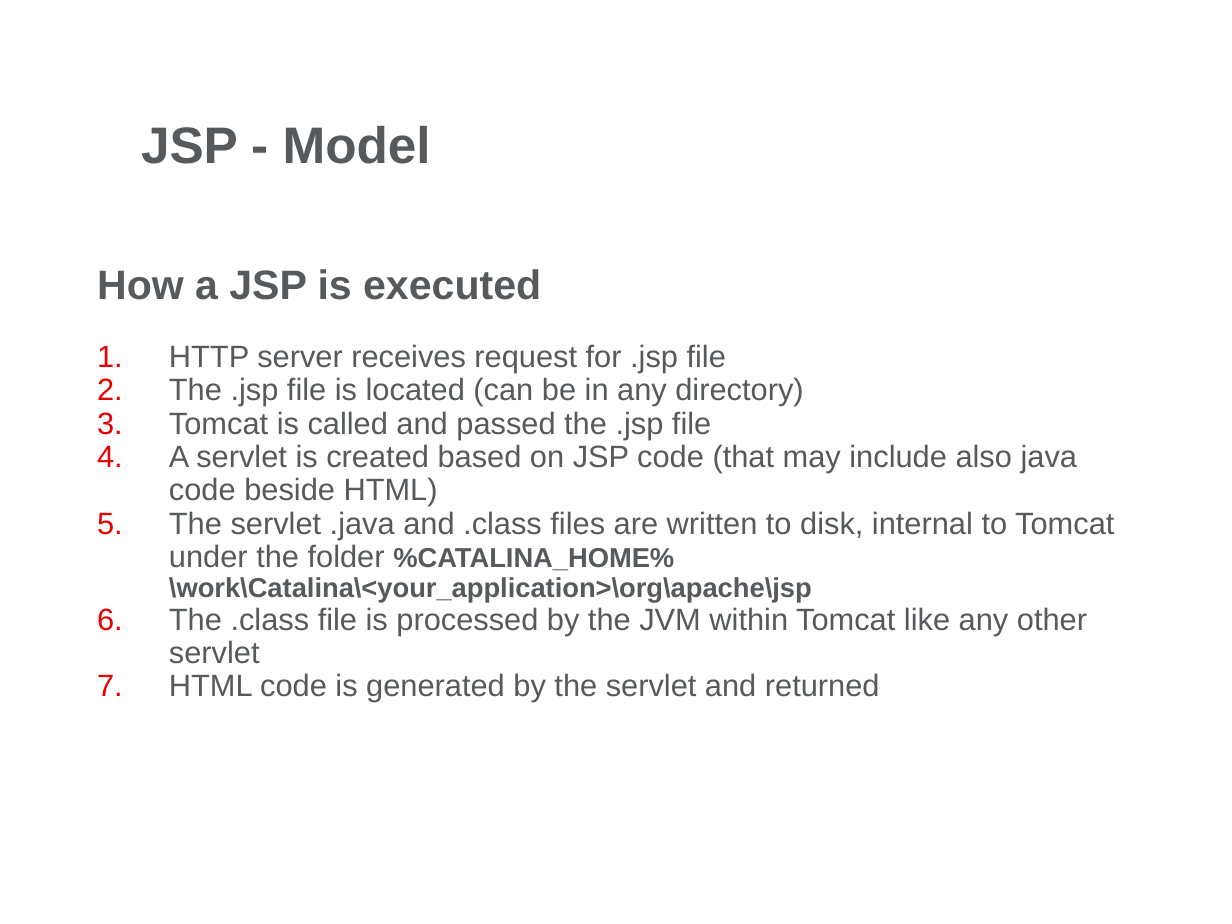
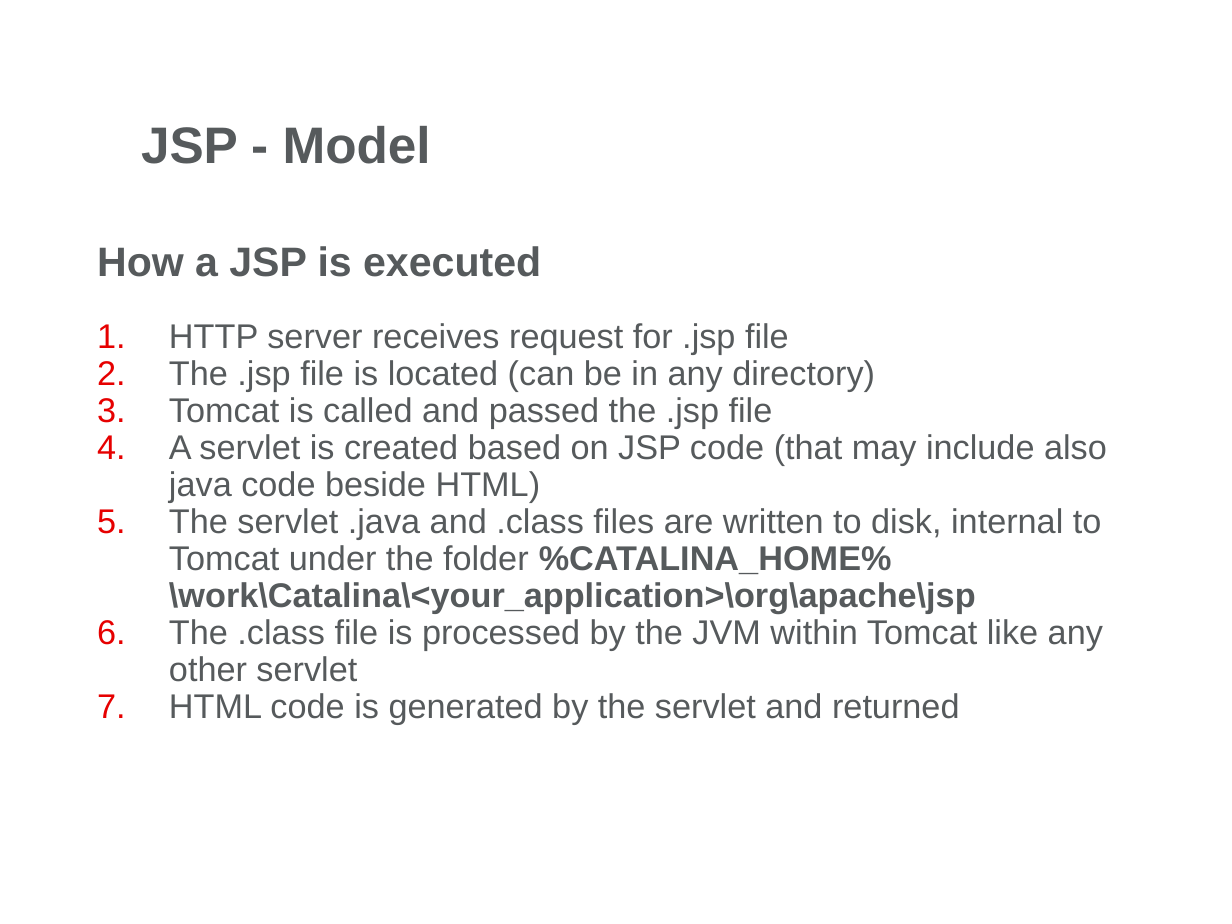
Before and after one commit to mihalceama/JavaDocs, a slide deck: slide 10 of Servlets/Day2/Docs/Web Presentation-Part2.pptx. Drawn at 1232x924 pixels with LibreOffice and Linux fonts; fonts in the diff are those of the drawing; background and template pictures are left out. Boxes give left, top, right and bottom in pixels: in the first picture for what was removed or moved away, otherwise in the second. Text is boxed around its words. In the diff, an @@ line names an element or a change of style, - is before the commit and + after.

```diff
--- a/Servlets/Day2/Docs/Web Presentation-Part2.pptx
+++ b/Servlets/Day2/Docs/Web Presentation-Part2.pptx
@@ text at [169,323,1107,724]: size 18 to 20 pt in "HTTP server receives request for .jsp file", "The .jsp file is located (can be ...", "Tomcat is called and passed the .jsp ...", "A servlet is created based on JSP ..." and 3 more places; size 16 to 20 pt in "%CATALINA_HOME%\work\Catalina\<your_application>\org\apache\ ..." @@
```
Also in this commit, not shown: 2 other slides changed, 8 other files.
